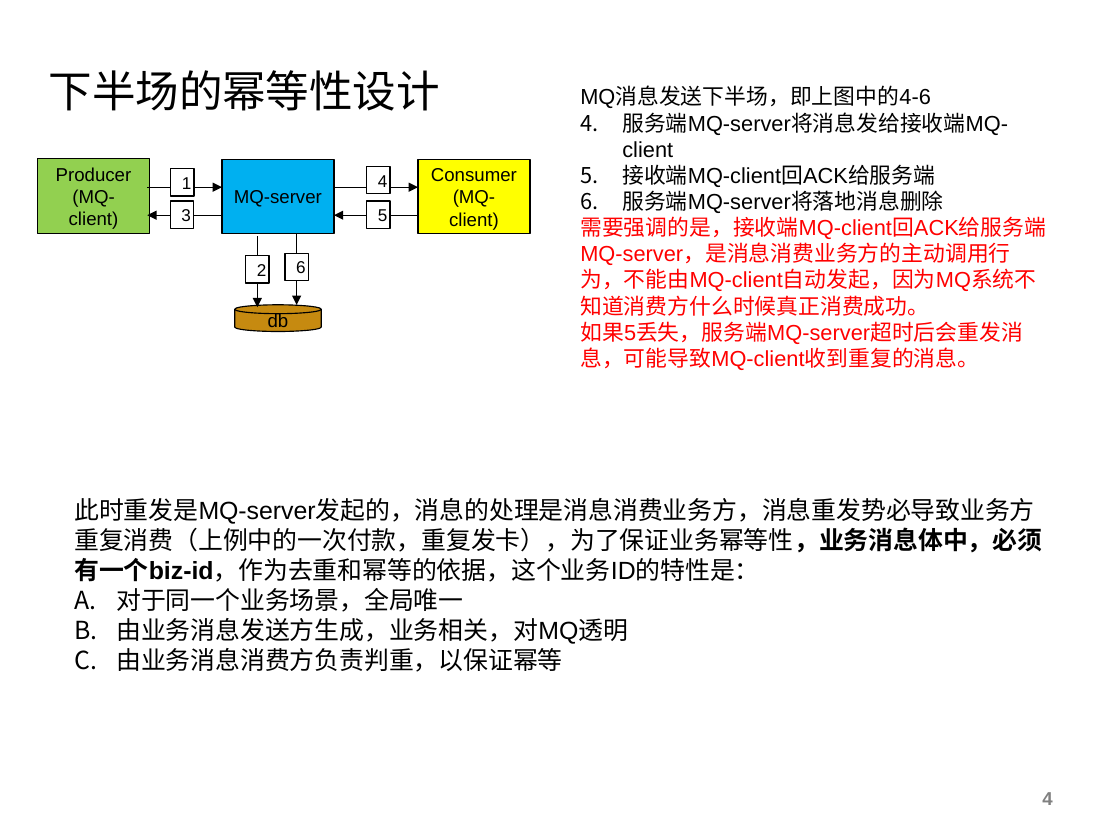
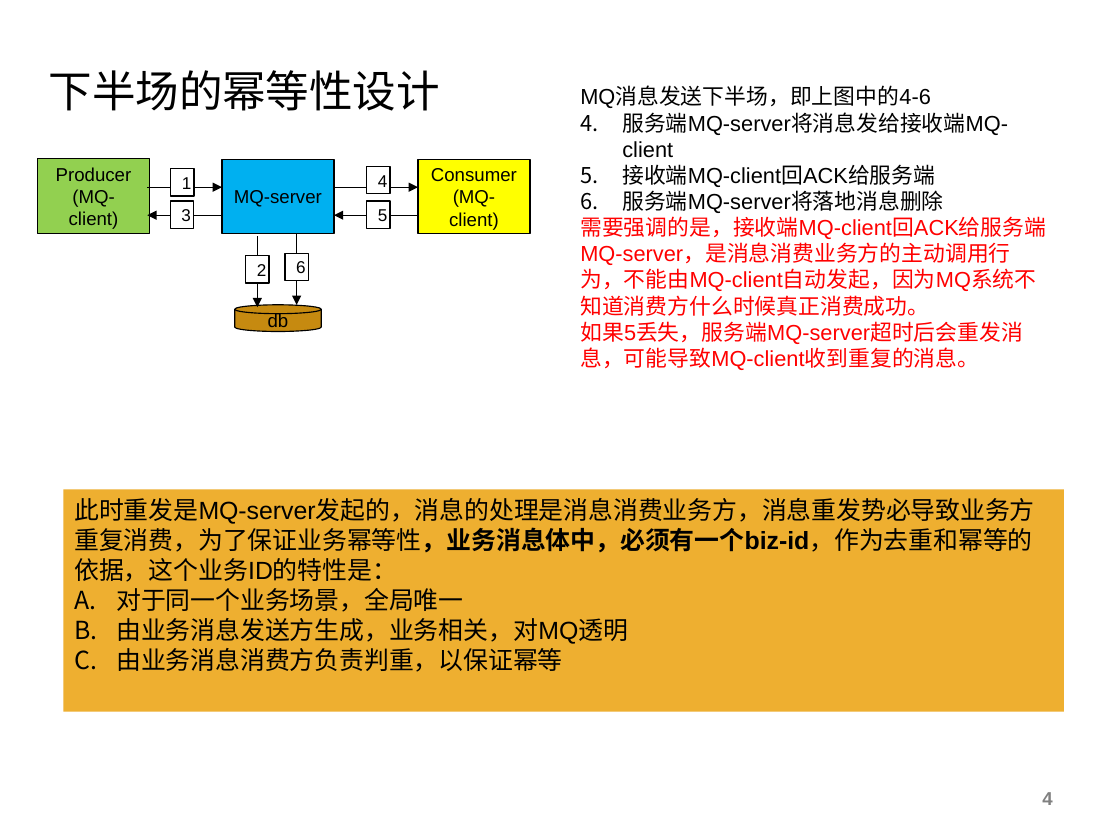
Before and after one commit to charlesmao/document, a slide deck: slide 4 of MQ消息总线的幂等性设计.pptx. Drawn at 1120x840 pixels with LibreOffice and Linux fonts; fonts in the diff are those of the drawing; background and template pictures are left out. Boxes give left, top, right and bottom in pixels: in the first picture for what was removed or moved away, otherwise in the second. Text is boxed around its words. In the diff, an @@ line names an element or a change of style, - is before the commit and + after.

Commit message:
do more better

```diff
--- a/MQ消息总线的幂等性设计.pptx
+++ b/MQ消息总线的幂等性设计.pptx
@@ rectangle "此时重发是MQ-server发起的，消息的处理是消息消费业务方，消息重发势必导致业务方重复消费，为了保证业务幂等性，业务 ...": place and size @@
-rectangle "此时重发是MQ-server发起的，消息的处理是消息消费业务方，消息重发势必导致业务方重复消费，为了保证业务幂等性，业务 ..." at [74, 498, 1042, 672]
+rectangle "此时重发是MQ-server发起的，消息的处理是消息消费业务方，消息重发势必导致业务方重复消费，为了保证业务幂等性，业务 ..." at [64, 489, 1064, 711]
@@ rectangle "此时重发是MQ-server发起的，消息的处理是消息消费业务方，消息重发势必导致业务方重复消费，为了保证业务幂等性，业务 ..." at [64, 489, 1064, 711]: fill none to #EEAF30 @@
@@ text in rectangle at [74, 498, 1034, 582]: text changed @@
-此时重发是MQ-server发起的，消息的处理是消息消费业务方，消息重发势必导致业务方重复消费（上例中的一次付款，重复发卡），为了保证业务幂等性，业务消息体中，必须有一个biz-id，作为去重和幂等的依据，这个业务ID的特性是：
+此时重发是MQ-server发起的，消息的处理是消息消费业务方，消息重发势必导致业务方重复消费，为了保证业务幂等性，业务消息体中，必须有一个biz-id，作为去重和幂等的依据，这个业务ID的特性是：
```
Also in this commit, not shown: 2 other slides changed.
